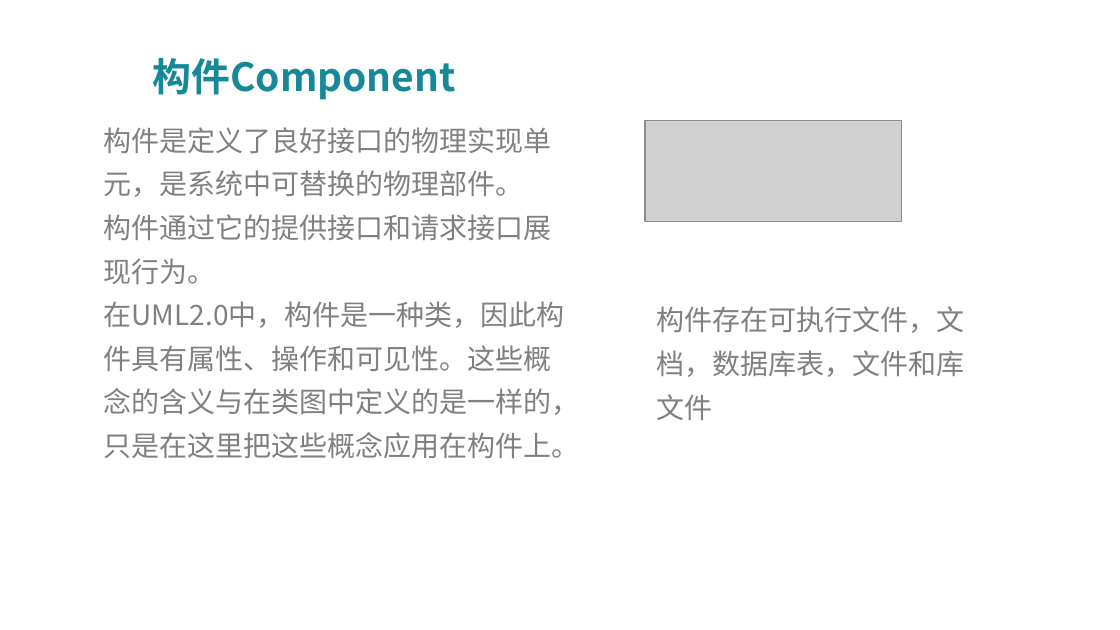
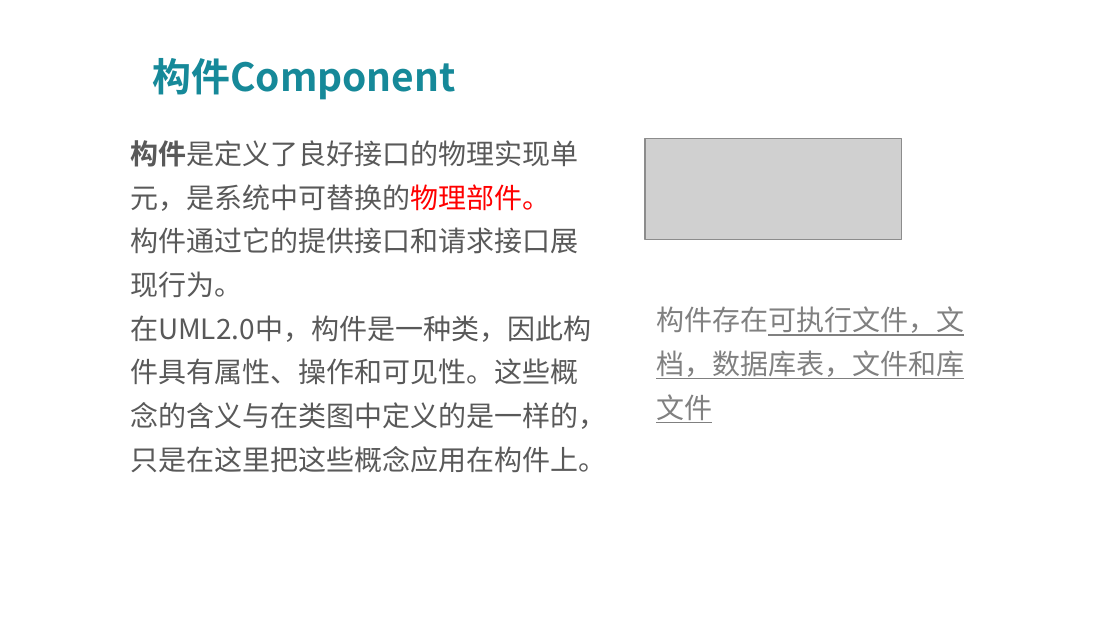
Before and after one commit to PRD2018-G03/PRD2018-G03-SoftwareEngineeringProject, a slide deck: slide 18 of PPT模板及制作/UML基础III翻转PPT.pptx (slide 12 before the commit). Drawn at 1120x630 pixels with LibreOffice and Linux fonts; fonts in the diff are those of the drawing; grey boxes stand for pictures; background and template pictures are left out. Boxes give left, top, right and bottom in pixels: in the first picture for what was removed or moved away, otherwise in the second. Text is boxed around its words. In the diff, an @@ line names an element or a change of style, - is before the commit and + after.

```diff
--- a/PPT模板及制作/UML基础III翻转PPT.pptx
+++ b/PPT模板及制作/UML基础III翻转PPT.pptx
@@ text "构件是定义了良好接口的物理实现单元，是系统中可替换的物理部件。": place and size @@
-text "构件是定义了良好接口的物理实现单元，是系统中可替换的物理部件。" at (104, 127, 580, 458)
+text "构件是定义了良好接口的物理实现单元，是系统中可替换的物理部件。" at (130, 140, 606, 472)
@@ text "构件是定义了良好接口的物理实现单元，是系统中可替换的物理部件。" at (130, 140, 606, 472): text colour #808080 to #595959; text colour #808080 to #FF0000, bold on in "构件是定义了良好接口的物理实现单元，是系统中可替换的物理部件。" @@
@@ picture: place and size @@
-picture at (645, 121, 902, 222)
+picture at (645, 139, 902, 240)
@@ text "构件存在可执行文件，文档，数据库表，文件和库文件" at (656, 306, 964, 423): underline on in "构件存在可执行文件，文档，数据库表，文件和库文件" @@
```
Also in this commit, not shown: 20 other slides changed, 15 slides added, 1 slide removed.
